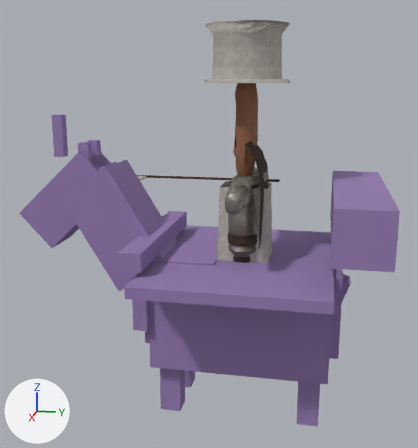
Before and after pictures for a commit that changed the glTF model csharp/Unciv.Godot/Packs/units/models/unit/Cavalry.glb.
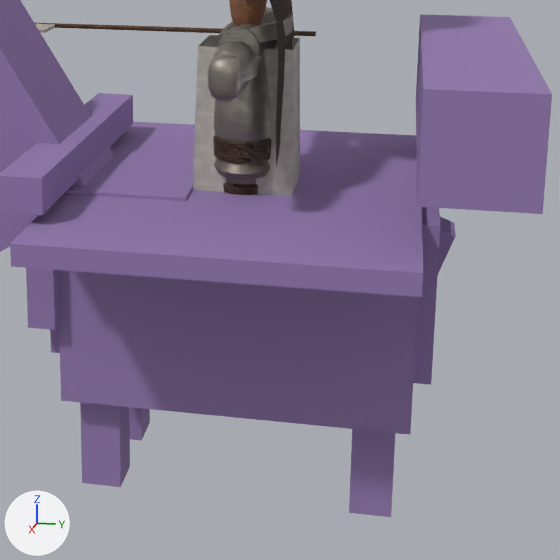
Old and new are each drawn whole from a camera (50 mm lens) standing at (2.382, 0.321, 1.419) and looking at (-0.011, -0.158, 0.82) and again close up on the part from 28% to 97% of the width and 37% to 100% of the height. Lighting does not change. The marker at lower left points along +X, +Y and +Z. The older version's two pictures come first. Where no turn or scale is listed for an object, it has been applied to the vertices. Vertices at exactly the same position are counted once.

Names of what the first close-up shows: 'HorseMesh', 'Knight_Cape', 'Spear', 'Warrior'.
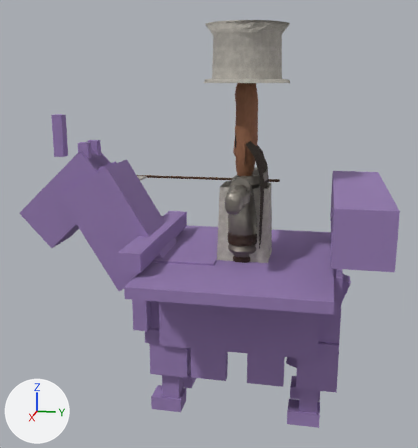
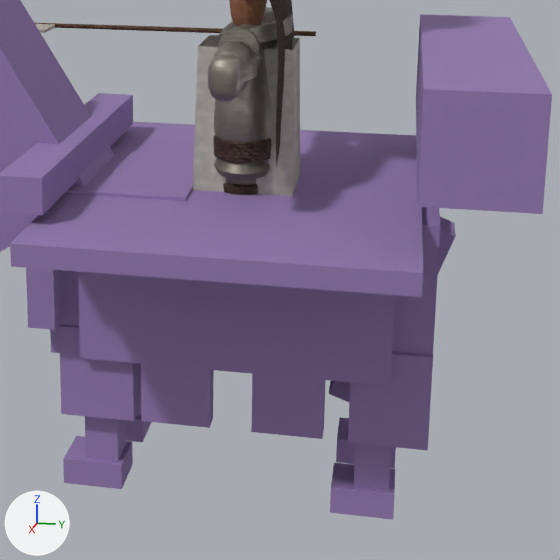
Location of each change, [x1, y1, x2, y2] in pixels of the close-ups (560 x 560 px):
'HorseMesh', reshaped
    before: [0, 0, 552, 517]
    after: [0, 0, 552, 520]
part 1 of me_horse, added (purple)
    after: [59, 325, 141, 421]
part 2 of me_horse, added (purple)
    after: [85, 416, 126, 461]
part 3 of me_horse, added (purple)
    after: [63, 436, 133, 489]
part 4 of me_horse, added (purple)
    after: [126, 413, 152, 442]
part 5 of me_horse, added (purple)
    after: [348, 351, 433, 450]
part 6 of me_horse, added (purple)
    after: [330, 463, 395, 520]
part 7 of me_horse, added (purple)
    after: [336, 417, 396, 468]
part 8 of me_horse, added (purple)
    after: [78, 272, 395, 386]
part 9 of me_horse, added (purple)
    after: [251, 374, 326, 439]
part 10 of me_horse, added (purple)
    after: [141, 364, 214, 428]

The change, as a diff of the scene's bpy script:
```diff
--- a/csharp/Unciv.Godot/Packs/units/models/unit/Cavalry.glb.py
+++ b/csharp/Unciv.Godot/Packs/units/models/unit/Cavalry.glb.py
@@ me_horse @@
 # used by ob_horsemesh; location = (0.0, 0.0, 0.0)
-me_horse.from_pydata(...)  # 168 vertices, 252 faces; spans x -0.48..0.48, y -0.99..0.57, z 0.0..1.28
+me_horse.from_pydata(...)  # 264 vertices, 396 faces; spans x -0.48..0.48, y -0.99..0.57, z 0.0..1.28
+# me_horse part 1: a new loose piece, a box spanning x 0.04..0.17, y -0.38..-0.22, z 0.18..0.39, in mat_horse (purple #957cb1)
+# me_horse part 2: a new loose piece, a box spanning x 0.068..0.142, y -0.338..-0.262, z 0.015..0.21, in mat_horse (purple #957cb1)
+# me_horse part 3: a new loose piece, a box spanning x 0.052..0.157, y -0.386..-0.25, z 0.0..0.06, in mat_horse (purple #957cb1)
+# me_horse part 4: a new loose piece, a box spanning x -0.157..-0.052, y -0.386..-0.25, z 0.0..0.06, in mat_horse (purple #957cb1)
+# me_horse part 5: a new loose piece, a box spanning x 0.04..0.17, y 0.25..0.41, z 0.18..0.39, in mat_horse (purple #957cb1)
+# me_horse part 6: a new loose piece, a box spanning x 0.052..0.157, y 0.214..0.35, z 0.0..0.06, in mat_horse (purple #957cb1)
+# me_horse part 7: a new loose piece, a box spanning x -0.157..-0.052, y 0.214..0.35, z 0.0..0.06, in mat_horse (purple #957cb1)
+# me_horse part 8: a new loose piece, a box spanning x 0.15..0.195, y -0.33..0.33, z 0.33..0.615, in mat_horse (purple #957cb1)
+# me_horse part 9: a new loose piece, a box spanning x 0.15..0.195, y 0.045..0.195, z 0.195..0.33, in mat_horse (purple #957cb1)
+# me_horse part 10: a new loose piece, a box spanning x 0.15..0.195, y -0.195..-0.045, z 0.195..0.33, in mat_horse (purple #957cb1)
+# other edits to the shape of me_horse do not show in these pictures
 me_horse.materials.append(mat_horse)
```
